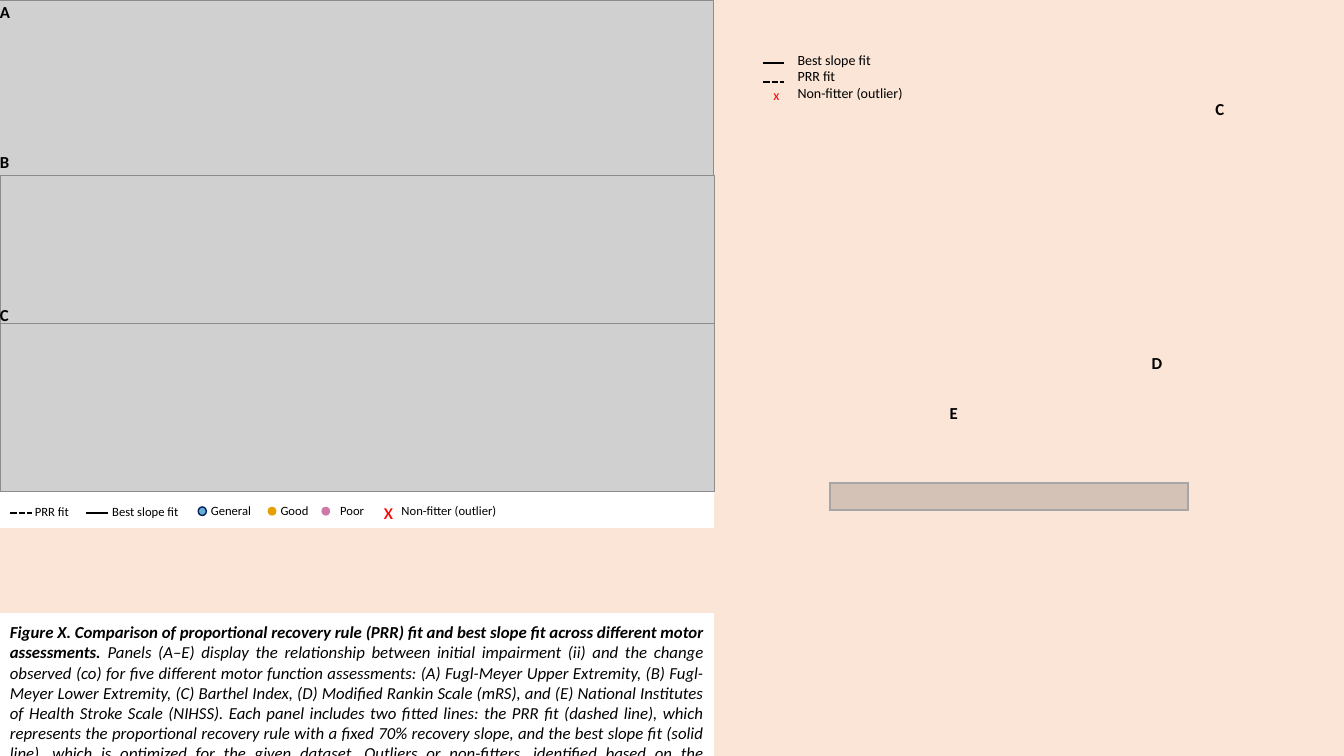
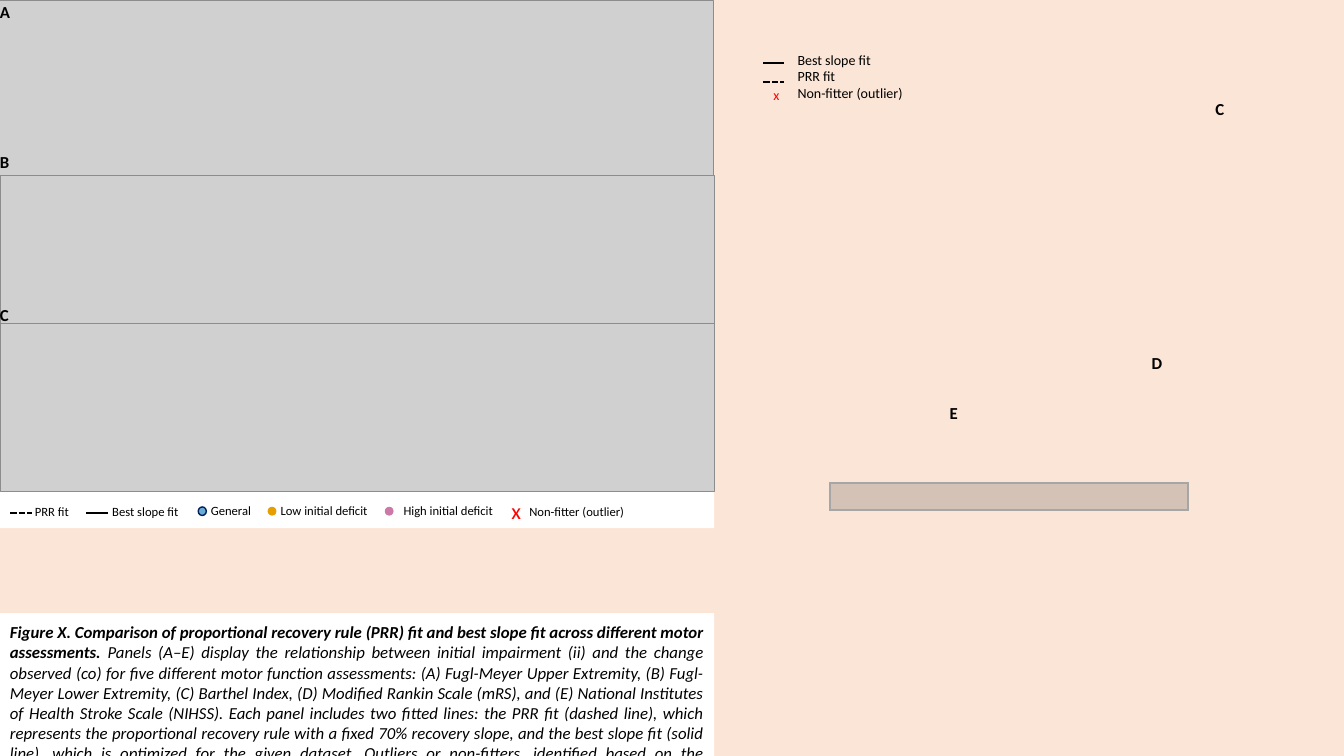
Before and after one commit to Aswendt-Lab/2025_Klein_Behaviour, a slide deck: slide 2 of output/figures/PP_figure_creation.pptx. Drawn at 1344x756 pixels with LibreOffice and Linux fonts; fonts in the diff are those of the drawing; grey boxes stand for pictures. Boxes give left, top, right and bottom in pixels: in the first picture for what was removed or moved away, otherwise in the second. Text is boxed around its words. In the diff, an @@ line names an element or a change of style, - is before the commit and + after.

```diff
--- a/output/figures/PP_figure_creation.pptx
+++ b/output/figures/PP_figure_creation.pptx
@@ text at bbox=[281, 506, 368, 515]: text changed @@
-Good
+Low initial deficit
@@ ellipse: place and size @@
-ellipse at bbox=[322, 507, 331, 516]
+ellipse at bbox=[385, 507, 394, 516]
@@ text at bbox=[404, 506, 493, 517]: text changed @@
-Poor
+High initial deficit
@@ text "x": place and size @@
-text "x" at bbox=[384, 508, 394, 519]
+text "x" at bbox=[511, 508, 521, 519]
@@ text "Non-fitter (outlier)": place and size @@
-text "Non-fitter (outlier)" at bbox=[401, 506, 497, 517]
+text "Non-fitter (outlier)" at bbox=[529, 507, 624, 518]
```
Also in this commit, not shown: 2 slides added, 1 slide removed, 6 other files.
